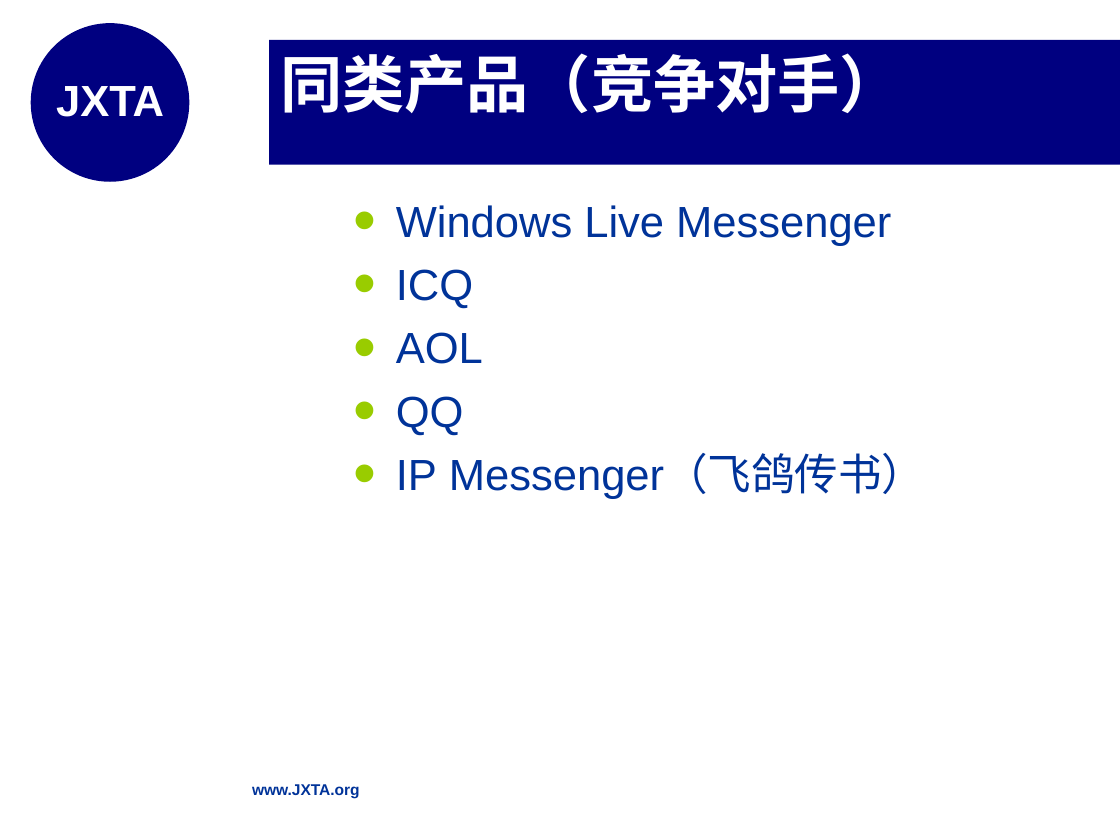
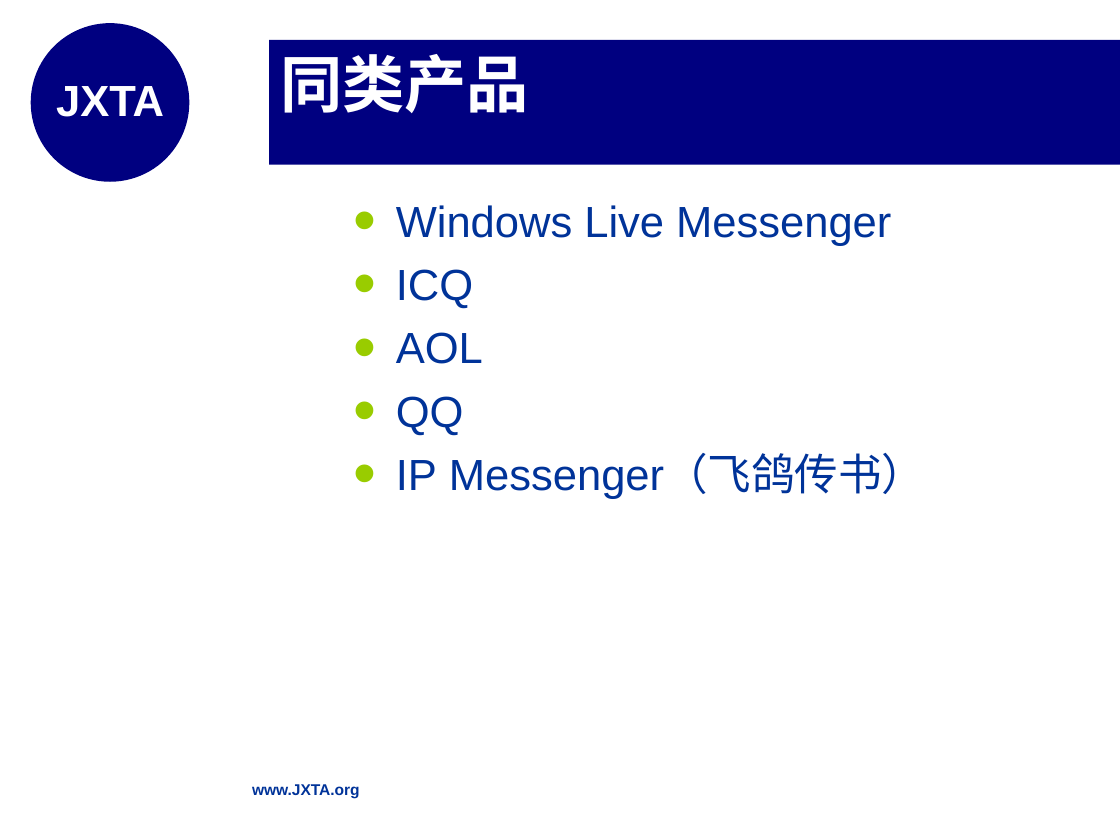
Before and after one commit to shanboli/finalprojectdocbackup, a slide deck: slide 5 of 1.0/李善博毕设答辩.ppt. Drawn at 1120x840 pixels with LibreOffice and Linux fonts; fonts in the diff are those of the drawing; background and template pictures are left out. Boxes give left, top, right and bottom in pixels: in the first picture for what was removed or moved away, otherwise in the second. Text is boxed around its words. In the diff, an @@ line names an element or a change of style, - is before the commit and + after.

```diff
--- a/1.0/李善博毕设答辩.ppt
+++ b/1.0/李善博毕设答辩.ppt
@@ title at (x1=280, y1=54, x2=529, y2=113): text changed @@
-同类产品（竞争对手）
+同类产品
```
Also in this commit, not shown: 12 other slides changed, 13 slides added, 8 slides removed.
